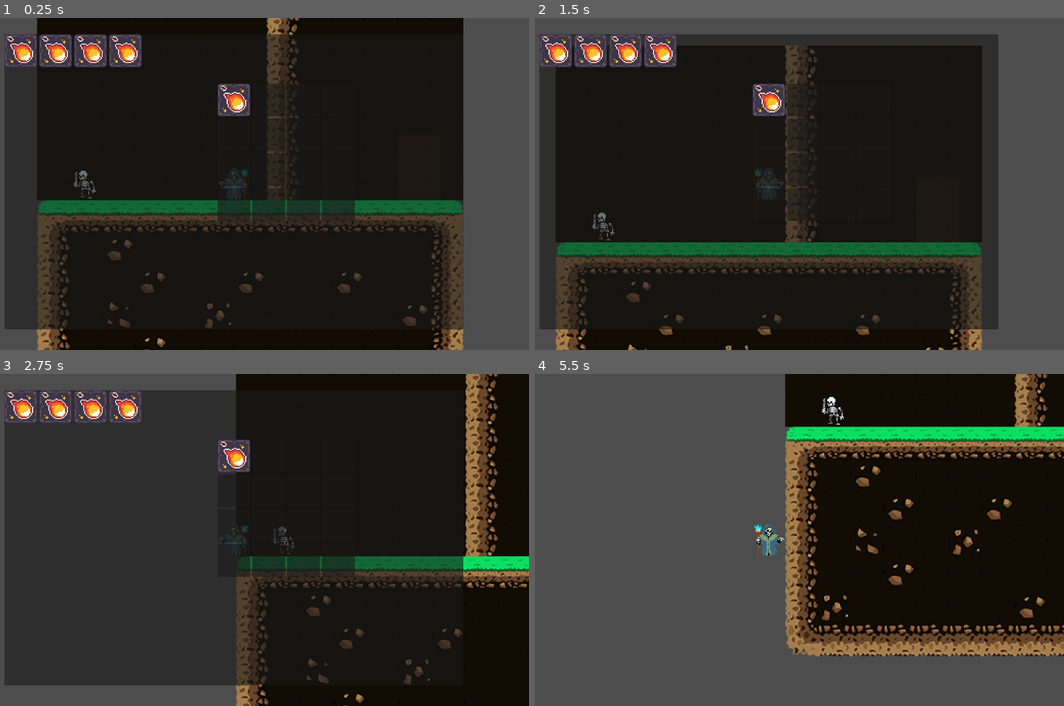
Above: before the commit, frames 1-4 (two rows, left to right).
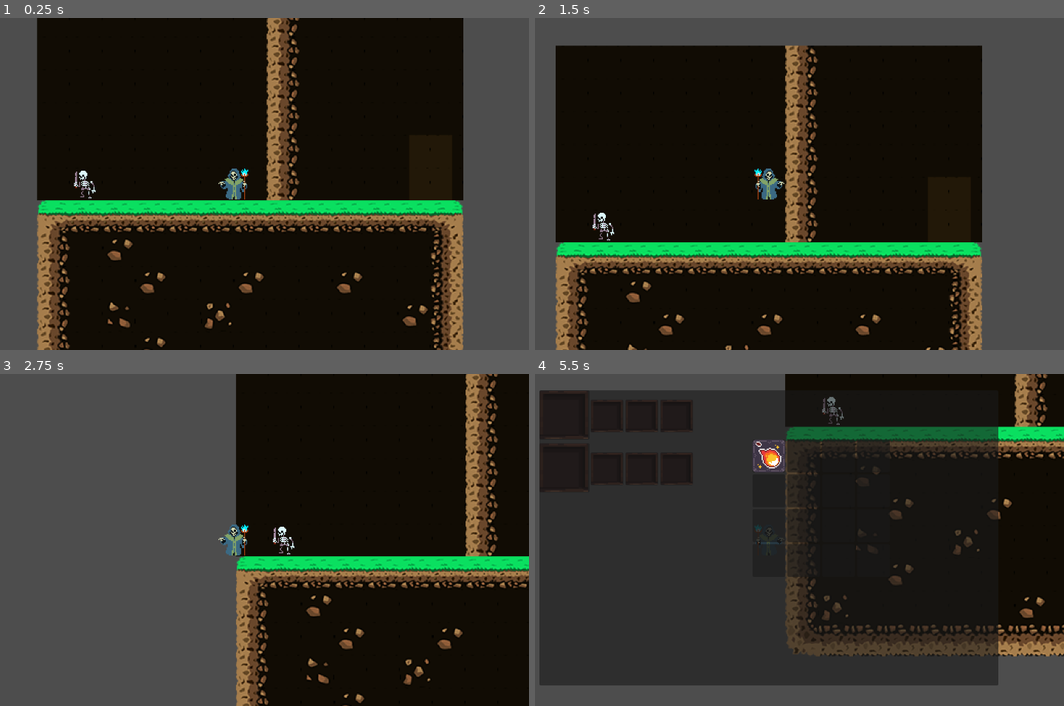
Above: after the commit, the same moments.

Repository: Tapardy/LichRogueLike
Game: Godot game, scene res://scenes/world.tscn
Two runs of this game, one before a commit and one after it. Both use one fixed random seed, a clock stepped at 60 frames per second and the inputs below.
Inputs:
- Up to frame 1 (0.25 s): no input
- Up to frame 2 (1.5 s): tap Enter (ui_accept) at 0.5 s; hold J (melee_attack) 0.53-1.28 s; hold D (move_right) from 0.53 s (still down); tap Space (jump) at 0.77, 1.07 s; tap Shift (run) at 0.8, 1.35 s
- Up to frame 3 (2.75 s): tap Space (jump) at 1.52, 1.82 s; tap K (spell_slot1) at 1.55 s; release D (move_right) at 2.03 s; hold A (move_left) from 2.03 s (still down); hold K (spell_slot1) from 2.03 s (still down); tap L (spell_slot2) at 2.3 s
- Up to frame 4 (5.5 s): release A (move_left) at 2.78 s; release K (spell_slot1) at 2.78 s; hold D (move_right) 2.78-4.28 s; tap L (spell_slot2) at 2.85 s; tap Space (jump) at 3.02, 3.05, 3.32, 3.6, 3.77, 4.07, 4.52, 4.82 s; hold J (melee_attack) 3.53-4.28 s; tap I (open_inventory) at 4.15 s; hold A (move_left) 4.28-5.03 s; tap H (heal) at 4.35 s; tap Shift (run) at 4.55 s; hold D (move_right) from 5.03 s (still down); hold J (melee_attack) from 5.03 s (still down); tap K (spell_slot1) at 5.3 s

The runs differ from the first frame. In frame 1, 20% of the frame differs, in the area x 0-88%, y 4-94%; in frame 2, 21%; in frame 3, 43%; in frame 4, 54%.

Commit message:
spell system working step 1, can drag and drop spells in main slots and print them with the correct keycode

Diff:
--- /dev/null
+++ b/Demos/CharacterBody2D.gd
@@ -0,0 +1,13 @@
+extends CharacterBody2D
+
+const SPEED = 300.0
+
+func _physics_process(delta):
+	var direction = Input.get_vector("ui_left", "ui_right", "ui_up", "ui_down")
+	if direction:
+		velocity = direction * SPEED
+	else:
+		velocity.x = move_toward(velocity.x, 0, SPEED)
+		velocity.y = move_toward(velocity.y, 0, SPEED)
+
+	move_and_slide()
--- /dev/null
+++ b/Demos/Demo1.gd
@@ -0,0 +1,28 @@
+class_name Demo1 extends Node2D
+
+@onready var test_button: Button = %TestButton
+
+func _ready():
+	test_button.button_down.connect(_on_test_button_button_down)
+	test_button.button_up.connect(_on_test_button_button_up)
+
+func _on_area_2d_area_entered(area):
+	pass
+
+func _on_area_2d_body_entered(body):
+	pass
+
+func _on_area_2d_body_exited(body):
+	pass
+
+func _on_area_2d_area_exited(area):
+	pass
+
+func _on_test_button_pressed():
+	pass
+
+func _on_test_button_button_down():
+	pass
+
+func _on_test_button_button_up():
+	pass
--- /dev/null
+++ b/Demos/Demo1.tscn
@@ -0,0 +1,54 @@
+[gd_scene load_steps=5 format=3 uid="uid://dl4jejmpofvj"]
+
+[ext_resource type="Script" path="res://Demos/Demo1.gd" id="1_j42nr"]
+[ext_resource type="Script" path="res://Demos/CharacterBody2D.gd" id="2_5t06s"]
+
+[sub_resource type="RectangleShape2D" id="RectangleShape2D_8y7mf"]
+size = Vector2(200, 200)
+
+[sub_resource type="CircleShape2D" id="CircleShape2D_i0fib"]
+radius = 50.0
+
+[node name="Demo1" type="Node2D"]
+script = ExtResource("1_j42nr")
+
+[node name="Area2D" type="Area2D" parent="."]
+position = Vector2(200, 324)
+
+[node name="CollisionShape2D" type="CollisionShape2D" parent="Area2D"]
+shape = SubResource("RectangleShape2D_8y7mf")
+
+[node name="CharacterBody2D" type="CharacterBody2D" parent="."]
+script = ExtResource("2_5t06s")
+
+[node name="CollisionShape2D" type="CollisionShape2D" parent="CharacterBody2D"]
+shape = SubResource("CircleShape2D_i0fib")
+debug_color = Color(0.984314, 0, 0.333333, 0.419608)
+
+[node name="CanvasLayer" type="CanvasLayer" parent="."]
+
+[node name="Demo1Hud" type="Control" parent="CanvasLayer"]
+layout_mode = 3
+anchors_preset = 15
+anchor_right = 1.0
+anchor_bottom = 1.0
+grow_horizontal = 2
+grow_vertical = 2
+
+[node name="TestButton" type="Button" parent="CanvasLayer/Demo1Hud"]
+unique_name_in_owner = true
+custom_minimum_size = Vector2(200, 80)
+layout_mode = 1
+anchors_preset = 1
+anchor_left = 1.0
+anchor_right = 1.0
+offset_left = -8.0
+offset_bottom = 8.0
+grow_horizontal = 0
+text = "Test Button"
+
+[connection signal="area_entered" from="Area2D" to="." method="_on_area_2d_area_entered"]
+[connection signal="area_exited" from="Area2D" to="." method="_on_area_2d_area_exited"]
+[connection signal="body_entered" from="Area2D" to="." method="_on_area_2d_body_entered"]
+[connection signal="body_exited" from="Area2D" to="." method="_on_area_2d_body_exited"]
+[connection signal="pressed" from="CanvasLayer/Demo1Hud/TestButton" to="." method="_on_test_button_pressed"]
--- /dev/null
+++ b/Demos/Demo2.gd
@@ -0,0 +1,8 @@
+class_name Demo2 extends Demo1
+
+func _on_area_exited(area):
+	pass # Replace with function body.
+
+
+func _on_body_exited(body):
+	pass # Replace with function body.
--- /dev/null
+++ b/Demos/Demo2.tscn
@@ -0,0 +1,19 @@
+[gd_scene load_steps=3 format=3 uid="uid://d11aona07vys1"]
+
+[ext_resource type="Script" path="res://Demos/Demo2.gd" id="1_cd0io"]
+
+[sub_resource type="RectangleShape2D" id="RectangleShape2D_4nubk"]
+
+[node name="Demo2" type="Node2D"]
+script = ExtResource("1_cd0io")
+
+[node name="Area2D" type="Area2D" parent="."]
+
+[node name="CollisionShape2D" type="CollisionShape2D" parent="Area2D"]
+shape = SubResource("RectangleShape2D_4nubk")
+debug_color = Color(0.960784, 0, 0.517647, 0.419608)
+
+[connection signal="area_entered" from="Area2D" to="." method="_on_area_2d_area_entered"]
+[connection signal="area_exited" from="Area2D" to="." method="_on_area_exited"]
+[connection signal="body_entered" from="Area2D" to="." method="_on_area_2d_body_entered"]
+[connection signal="body_exited" from="Area2D" to="." method="_on_body_exited"]
--- /dev/null
+++ b/Demos/Demo3.gd
@@ -0,0 +1,15 @@
+extends Node2D
+
+
+# Called when the node enters the scene tree for the first time.
+func _ready():
+	pass # Replace with function body.
+
+
+# Called every frame. 'delta' is the elapsed time since the previous frame.
+func _process(delta):
+	pass
+
+
+func _on_button_pressed():
+	pass # Replace with function body.
--- /dev/null
+++ b/Demos/Demo3.tscn
@@ -0,0 +1,20 @@
+[gd_scene load_steps=2 format=3 uid="uid://dtlyxmwytc8u6"]
+
+[ext_resource type="Script" path="res://Demos/Demo3.gd" id="1_2jtwt"]
+
+[node name="Demo3" type="Node2D"]
+script = ExtResource("1_2jtwt")
+
+[node name="CanvasLayer" type="CanvasLayer" parent="."]
+
+[node name="Button" type="Button" parent="CanvasLayer"]
+offset_right = 8.0
+offset_bottom = 8.0
+
+[node name="Control" type="Control" parent="CanvasLayer"]
+layout_mode = 3
+anchors_preset = 0
+offset_right = 40.0
+offset_bottom = 40.0
+
+[connection signal="pressed" from="CanvasLayer/Button" to="." method="_on_button_pressed"]
--- a/Inventory/Items(Resources)/item_data.gd
+++ b/Inventory/Items(Resources)/item_data.gd
@@ -3,9 +3,7 @@
 
 enum Type {
 	MAIN,
-	SUB1,
-	SUB2,
-	SUB3
+	SUB1
 }
 
 @export var type: Type
--- a/Inventory/Scripts/inventory_item.gd
+++ b/Inventory/Scripts/inventory_item.gd
@@ -9,23 +9,25 @@
 func _ready() -> void:
 	expand_mode = TextureRect.EXPAND_IGNORE_SIZE
 	stretch_mode = TextureRect.STRETCH_KEEP_ASPECT_CENTERED
-	texture = data.texture
-	tooltip_text = "%s\n%s" % [data.name, data.description]
+	if data:
+		texture = data.texture
+		tooltip_text = "%s\n%s" % [data.name, data.description]
 
 func _get_drag_data(at_position: Vector2) -> Variant:
 	set_drag_preview(make_drag_preview(at_position))
 	return self
 
 func make_drag_preview(at_position: Vector2) -> Variant:
-	var t:= TextureRect.new()
+	var t = TextureRect.new()
 	t.texture = texture
 	t.expand_mode = TextureRect.EXPAND_IGNORE_SIZE
 	t.stretch_mode = TextureRect.STRETCH_KEEP_ASPECT_CENTERED
 	t.custom_minimum_size = size
 	t.modulate.a = 0.5
 	t.position = Vector2(-at_position)
+	t.z_index = 1000  # Set a high z_index value to ensure it is on top
 
-	var c := Control.new()
+	var c = Control.new()
 	c.add_child(t)
 
 	return c
--- a/Inventory/Scripts/inventory_slot.gd
+++ b/Inventory/Scripts/inventory_slot.gd
@@ -2,7 +2,6 @@
 class_name InventorySlot
 
 @export var type: ItemData.Type
-
 
 func init(t: ItemData.Type, cms: Vector2) -> void:
 	type = t
--- a/project.godot
+++ b/project.godot
@@ -31,6 +31,10 @@
 [editor_plugins]
 
 enabled=PackedStringArray("res://addons/SignalVisualizer/plugin.cfg")
+
+[file_customization]
+
+folder_colors={}
 
 [input]
 
--- a/scenes/player.tscn
+++ b/scenes/player.tscn
@@ -9,9 +9,9 @@
 [ext_resource type="Script" path="res://scripts/player/realm_shift.gd" id="7_iftrq"]
 [ext_resource type="FontFile" uid="uid://gn3ut7dc70bk" path="res://assets/m3x6.ttf" id="8_y631v"]
 [ext_resource type="Script" path="res://scripts/GUI.gd" id="9_isori"]
+[ext_resource type="Script" path="res://scripts/player/spell_casting.gd" id="9_rsxl2"]
 [ext_resource type="Script" path="res://Inventory/Scripts/inventory_slot.gd" id="10_18vfk"]
-[ext_resource type="Script" path="res://Inventory/Scripts/inventory_item.gd" id="11_6nr5v"]
-[ext_resource type="Resource" uid="uid://djjmnj5v5mhk4" path="res://Inventory/Items(Resources)/firebolt.tres" id="12_rgix5"]
+[ext_resource type="Texture2D" uid="uid://gxnc0yqmqor4" path="res://assets/invslot.png" id="10_w577b"]
 
 [sub_resource type="RectangleShape2D" id="RectangleShape2D_5l7kr"]
 size = Vector2(32, 32)
@@ -342,7 +342,11 @@
 wait_time = 0.5
 one_shot = true
 
+[node name="SpellCasting" type="Node2D" parent="."]
+script = ExtResource("9_rsxl2")
+
 [node name="GUI" type="CanvasLayer" parent="."]
+visible = false
 script = ExtResource("9_isori")
 
 [node name="Panel" type="Panel" parent="GUI"]
@@ -351,58 +355,6 @@
 offset_right = 1024.0
 offset_bottom = 608.0
 metadata/_edit_lock_ = true
-
-[node name="VBoxContainer" type="VBoxContainer" parent="GUI"]
-offset_left = 128.0
-offset_top = 32.0
-offset_right = 396.0
-offset_bottom = 96.0
-
-[node name="HBoxContainer" type="HBoxContainer" parent="GUI/VBoxContainer"]
-layout_mode = 2
-
-[node name="MainSpellSlot" type="PanelContainer" parent="GUI/VBoxContainer/HBoxContainer"]
-custom_minimum_size = Vector2(64, 64)
-layout_mode = 2
-script = ExtResource("10_18vfk")
-
-[node name="MainSpell" type="TextureRect" parent="GUI/VBoxContainer/HBoxContainer/MainSpellSlot"]
-layout_mode = 2
-script = ExtResource("11_6nr5v")
-data = ExtResource("12_rgix5")
-
-[node name="SubSlot1" type="PanelContainer" parent="GUI/VBoxContainer/HBoxContainer"]
-custom_minimum_size = Vector2(64, 64)
-layout_mode = 2
-script = ExtResource("10_18vfk")
-type = 1
-
-[node name="SubSpell1" type="TextureRect" parent="GUI/VBoxContainer/HBoxContainer/SubSlot1"]
-layout_mode = 2
-script = ExtResource("11_6nr5v")
-data = ExtResource("12_rgix5")
-
-[node name="SubSlot2" type="PanelContainer" parent="GUI/VBoxContainer/HBoxContainer"]
-custom_minimum_size = Vector2(64, 64)
-layout_mode = 2
-script = ExtResource("10_18vfk")
-type = 1
-
-[node name="SubSpell2" type="TextureRect" parent="GUI/VBoxContainer/HBoxContainer/SubSlot2"]
-layout_mode = 2
-script = ExtResource("11_6nr5v")
-data = ExtResource("12_rgix5")
-
-[node name="SubSlot3" type="PanelContainer" parent="GUI/VBoxContainer/HBoxContainer"]
-custom_minimum_size = Vector2(64, 64)
-layout_mode = 2
-script = ExtResource("10_18vfk")
-type = 1
-
-[node name="SubSpell3" type="TextureRect" parent="GUI/VBoxContainer/HBoxContainer/SubSlot3"]
-layout_mode = 2
-script = ExtResource("11_6nr5v")
-data = ExtResource("12_rgix5")
 
 [node name="Inv" type="GridContainer" parent="GUI"]
 unique_name_in_owner = true
@@ -412,6 +364,126 @@
 offset_bottom = 512.0
 columns = 4
 
+[node name="Spells" type="Control" parent="GUI"]
+layout_mode = 3
+anchors_preset = 0
+offset_right = 40.0
+offset_bottom = 40.0
+
+[node name="MainSpellSlot" type="VBoxContainer" parent="GUI/Spells"]
+layout_mode = 0
+offset_left = 128.0
+offset_top = 32.0
+offset_right = 226.0
+offset_bottom = 128.0
+
+[node name="InvSlotMain" type="Sprite2D" parent="GUI/Spells/MainSpellSlot"]
+position = Vector2(48, 48)
+scale = Vector2(1.46875, 1.42424)
+texture = ExtResource("10_w577b")
+
+[node name="MainSpellSlot" type="PanelContainer" parent="GUI/Spells/MainSpellSlot"]
+custom_minimum_size = Vector2(96, 96)
+layout_mode = 2
+script = ExtResource("10_18vfk")
+
+[node name="SubSpellSlots" type="HBoxContainer" parent="GUI/Spells"]
+layout_mode = 0
+offset_left = 228.0
+offset_top = 50.0
+offset_right = 496.0
+offset_bottom = 114.0
+
+[node name="InvSlotSub1" type="Sprite2D" parent="GUI/Spells/SubSpellSlots"]
+position = Vector2(32, 32)
+scale = Vector2(0.96875, 0.939394)
+texture = ExtResource("10_w577b")
+
+[node name="SubSlot1" type="PanelContainer" parent="GUI/Spells/SubSpellSlots"]
+custom_minimum_size = Vector2(64, 64)
+layout_mode = 2
+script = ExtResource("10_18vfk")
+type = 1
+
+[node name="InvSlotSub2" type="Sprite2D" parent="GUI/Spells/SubSpellSlots"]
+position = Vector2(100, 32)
+scale = Vector2(0.96875, 0.939394)
+texture = ExtResource("10_w577b")
+
+[node name="SubSlot2" type="PanelContainer" parent="GUI/Spells/SubSpellSlots"]
+custom_minimum_size = Vector2(64, 64)
+layout_mode = 2
+script = ExtResource("10_18vfk")
+type = 1
+
+[node name="InvSlotSub3" type="Sprite2D" parent="GUI/Spells/SubSpellSlots"]
+position = Vector2(168, 32)
+scale = Vector2(0.968751, 0.939394)
+texture = ExtResource("10_w577b")
+
+[node name="SubSlot3" type="PanelContainer" parent="GUI/Spells/SubSpellSlots"]
+custom_minimum_size = Vector2(64, 64)
+layout_mode = 2
+script = ExtResource("10_18vfk")
+type = 1
+
+[node name="MainSpellSlot2" type="VBoxContainer" parent="GUI/Spells"]
+layout_mode = 0
+offset_left = 128.0
+offset_top = 135.0
+offset_right = 226.0
+offset_bottom = 231.0
+
+[node name="InvSlotMain" type="Sprite2D" parent="GUI/Spells/MainSpellSlot2"]
+position = Vector2(48, 48)
+scale = Vector2(1.46875, 1.42424)
+texture = ExtResource("10_w577b")
+
+[node name="MainSpellSlot" type="PanelContainer" parent="GUI/Spells/MainSpellSlot2"]
+custom_minimum_size = Vector2(96, 96)
+layout_mode = 2
+script = ExtResource("10_18vfk")
+
+[node name="SubSpellSlots2" type="HBoxContainer" parent="GUI/Spells"]
+layout_mode = 0
+offset_left = 228.0
+offset_top = 153.0
+offset_right = 496.0
+offset_bottom = 217.0
+
+[node name="InvSlotSub1" type="Sprite2D" parent="GUI/Spells/SubSpellSlots2"]
+position = Vector2(32, 32)
+scale = Vector2(0.96875, 0.939394)
+texture = ExtResource("10_w577b")
+
+[node name="SubSlot1" type="PanelContainer" parent="GUI/Spells/SubSpellSlots2"]
+custom_minimum_size = Vector2(64, 64)
+layout_mode = 2
+script = ExtResource("10_18vfk")
+type = 1
+
+[node name="InvSlotSub2" type="Sprite2D" parent="GUI/Spells/SubSpellSlots2"]
+position = Vector2(100, 32)
+scale = Vector2(0.96875, 0.939394)
+texture = ExtResource("10_w577b")
+
+[node name="SubSlot2" type="PanelContainer" parent="GUI/Spells/SubSpellSlots2"]
+custom_minimum_size = Vector2(64, 64)
+layout_mode = 2
+script = ExtResource("10_18vfk")
+type = 1
+
+[node name="InvSlotSub3" type="Sprite2D" parent="GUI/Spells/SubSpellSlots2"]
+position = Vector2(168, 32)
+scale = Vector2(0.968751, 0.939393)
+texture = ExtResource("10_w577b")
+
+[node name="SubSlot3" type="PanelContainer" parent="GUI/Spells/SubSpellSlots2"]
+custom_minimum_size = Vector2(64, 64)
+layout_mode = 2
+script = ExtResource("10_18vfk")
+type = 1
+
 [connection signal="timeout" from="CoyoteTimer" to="." method="_on_coyote_timer_timeout"]
 [connection signal="area_entered" from="PlayerAttack/MeleeAttack/MeleeHitbox" to="PlayerAttack" method="_on_melee_hitbox_area_entered"]
 [connection signal="timeout" from="RealmShift/Timer" to="RealmShift" method="_on_timer_timeout"]
--- a/scenes/world.tscn
+++ b/scenes/world.tscn
@@ -310,11 +310,10 @@
 position = Vector2(192, -32)
 
 [node name="CollisionShape2D" parent="Light/Area2D" index="0"]
-position = Vector2(-11, 0)
+position = Vector2(0, 1)
 shape = SubResource("RectangleShape2D_0aa0e")
 
 [node name="PointLight2D" parent="Light" index="1"]
-position = Vector2(-11, 0)
 scale = Vector2(0.65625, 1)
 shadow_enabled = true
 texture = SubResource("GradientTexture2D_5e4oq")
--- a/scripts/player/spell_casting.gd
+++ b/scripts/player/spell_casting.gd
@@ -1,7 +1,47 @@
 extends Node2D
 
-func load_ability(name):
-	var scene = load("res://scenes/abilities/" + name + "/" + name + ".tscn")
+# Function to load ability scenes
+func load_ability(name: String) -> Node:
+	var scene: = load("res://scenes/abilities/" + name + "/" + name + ".tscn")
 	var sceneNode = scene.instance()
 	add_child(sceneNode)
 	return sceneNode
+
+func _input(event: InputEvent) -> void:
+	if event.is_action_pressed("spell_slot1"):
+		print_hotbar($"../GUI/Spells/MainSpellSlot", $"../GUI/Spells/SubSpellSlots", "Hotbar 1")
+	elif event.is_action_pressed("spell_slot2"):
+		print_hotbar($"../GUI/Spells/MainSpellSlot2", $"../GUI/Spells/SubSpellSlots2", "Hotbar 2")
+
+func print_hotbar(main_spell_slot: Node, sub_spell_slot: Node, hotbar_name: String) -> void:
+	print("%s Contents:" % hotbar_name)
+	process_and_print_hotbar(main_spell_slot, "Main Slot", hotbar_name)
+	process_and_print_hotbar(sub_spell_slot, "Sub Slot", hotbar_name)
+
+func process_and_print_hotbar(slot: Node, slot_type: String, hotbar_name: String) -> void:
+	var children = slot.get_children()
+	var filtered_children: Array = []
+
+	# Filter out Sprite2D elements
+	for child in children:
+		if !(child is Sprite2D):
+			filtered_children.append(child)
+
+	# Process filtered children to find InventoryItem
+	for child in filtered_children:
+		if child.get_child_count() > 0:
+			var sub_child = child.get_child(0)
+			if sub_child is InventoryItem:
+				var data = sub_child.data
+				if data:
+					# Print InventoryItem data
+					print("%s %s ItemData:" % [hotbar_name, slot_type])
+					print("Name: %s" % data.name)
+					print("Description: %s" % data.description)
+					print("Texture: %s" % data.texture)
+				else:
+					print("%s %s Child data is null" % [hotbar_name, slot_type])
+			else:
+				print("%s %s Child is not an InventoryItem" % [hotbar_name, slot_type])
+		else:
+			print("%s %s Slot has no children" % [hotbar_name, slot_type])
--- /dev/null
+++ b/scripts/states/player/player_attack.gd
@@ -0,0 +1,45 @@
+extends State
+class_name PlayerAttacking
+
+@export var player: CharacterBody2D
+@export var melee_damage: int = 10
+var entity: Node2D
+@onready var sprite_2d = $"../../Sprite2D"
+@onready var attack_duration = $"../../PlayerAttack/AttackDuration"
+
+func enter()-> void:
+	$"../../PlayerAttack/MeleeAttack".visible = true
+	perform_melee_attack()
+	attack_duration.start()
+
+func exit()-> void:
+	$"../../PlayerAttack/MeleeAttack".visible = false
+
+func update(delta: float)-> void:
+	if attack_duration.is_stopped():
+		Transitioned.emit(self, "idle")
+
+func physics_update(delta: float)-> void:
+	# Optionally handle any physics-related logic while in attacking state
+	pass
+
+func perform_melee_attack() -> void:
+	$"../../AnimationPlayer".play("attack")
+
+	if sprite_2d.flip_h:
+		$"../../PlayerAttack/MeleeAttack".flip_h = true
+		$"../../PlayerAttack/MeleeAttack".position.x = sprite_2d.position.x + 32
+	else:
+		$"../../PlayerAttack/MeleeAttack".flip_h = false
+		$"../../PlayerAttack/MeleeAttack".position.x = sprite_2d.position.x - 28
+
+func _on_melee_hitbox_area_entered(area) -> void:
+	entity = area.owner
+	if entity.is_in_group("enemies"):
+		deal_damage()
+
+func deal_damage() -> void:
+	var attack = Attack.new()
+	attack.attack_damage = melee_damage
+	print("Dealing damage:", melee_damage)
+	entity.get_node("HealthComponent").damage(attack)
--- /dev/null
+++ b/scripts/states/player/player_idle.gd
@@ -0,0 +1,30 @@
+extends State
+class_name PlayerIdle
+
+@export var player: CharacterBody2D
+
+func enter():
+	$"../../AnimationPlayer".play("idle")
+
+func exit():
+	# Optionally handle any cleanup when exiting the idle state
+	pass
+
+func update(delta: float):
+	if Input.is_action_pressed("move_left"):
+		player.velocity.x = -$"../Moving".SPEED
+	elif Input.is_action_pressed("move_right"):
+		player.velocity.x = $"../Moving".SPEED
+	else:
+		player.velocity.x = 0
+
+	if Input.is_action_just_pressed("melee_attack"):
+		Transitioned.emit(self, "attacking")
+	elif Input.is_action_just_pressed("jump"):
+		Transitioned.emit(self, "jumping")
+
+func physics_update(delta: float):
+	if not player.is_on_floor():
+		Transitioned.emit(self, "air")
+		return
+	#player.move_and_slide()
--- /dev/null
+++ b/scripts/states/player/player_jump.gd
@@ -0,0 +1,45 @@
+extends State
+class_name PlayerJump
+
+@export var player: CharacterBody2D
+
+const JUMP_VELOCITY = -400.0
+@onready var sprite_2d = $"../../Sprite2D"
+
+var gravity: int = ProjectSettings.get_setting("physics/2d/default_gravity")
+
+func enter():
+	print("PlayerJump state entered")
+	if not player:
+		print("Player reference is null")
+	else:
+		player.velocity.y = JUMP_VELOCITY
+		player.get_node("AnimationPlayer").play("jump")
+
+func exit():
+	# Optionally handle any cleanup when exiting the jump state
+	pass
+
+func update(delta: float):
+	if player.is_on_floor():
+		Transitioned.emit(self, "idle")  # Transition to idle state when landing
+
+	if Input.is_action_just_pressed("melee_attack"):
+		Transitioned.emit(self, "attacking")  # Transition to attacking state if melee attack is pressed during jump
+
+func physics_update(delta: float):
+	if not player.is_on_floor():
+		player.velocity.y += gravity * delta
+
+	var direction = Input.get_axis("move_left", "move_right")
+	if direction != 0:
+		if direction > 0:
+			sprite_2d.flip_h = true
+		else:
+			sprite_2d.flip_h = false
+
+		player.velocity.x = direction * $"../Moving".SPEED
+	else:
+		player.velocity.x = move_toward(player.velocity.x, 0, $"../Moving".SPEED)
+
+	player.move_and_slide()
--- /dev/null
+++ b/scripts/states/player/player_moving.gd
@@ -0,0 +1,42 @@
+extends State
+class_name PlayerMoving
+
+@export var player: CharacterBody2D
+
+const SPEED = 300.0
+const JUMP_VELOCITY = -400.0
+@onready var sprite_2d = $"../../Sprite2D"
+@onready var coyote_timer = $"../../CoyoteTimer"
+
+var gravity: int = ProjectSettings.get_setting("physics/2d/default_gravity")
+
+func enter()-> void:
+	pass
+
+func physics_update(delta: float)-> void:
+	if not player.is_on_floor():
+		player.velocity.y += gravity * delta
+
+	if Input.is_action_just_pressed("jump") and (player.is_on_floor() or not coyote_timer.is_stopped()):
+		Transitioned.emit(self, "jumping")
+		#player.velocity.y = JUMP_VELOCITY
+
+	var direction = Input.get_axis("move_left", "move_right")
+	if direction > 0:
+		sprite_2d.flip_h = true
+	elif direction < 0:
+		sprite_2d.flip_h = false
+
+	if direction:
+		if Input.is_action_pressed("run"):
+			player.velocity.x = direction * (SPEED * 1.75)
+		else:
+			player.velocity.x = direction * SPEED
+	else:
+		Transitioned.emit(self, "idle")
+
+	var was_on_floor = player.is_on_floor()
+	player.move_and_slide()
+
+	if was_on_floor and not player.is_on_floor():
+		coyote_timer.start()
--- /dev/null
+++ b/scripts/states/state.gd
@@ -0,0 +1,17 @@
+extends Node
+class_name State
+
+signal Transitioned
+
+# Called when the node enters the scene tree for the first time.
+func enter()-> void:
+	pass
+
+func exit()-> void:
+	pass
+
+func update(delta: float):
+	pass
+
+func physicsUpdate(delta: float):
+	pass
--- /dev/null
+++ b/scripts/states/state_machine.gd
@@ -0,0 +1,37 @@
+extends Node
+
+@export var initial_state: State
+var current_state: State
+var states: Dictionary = {}
+
+func _ready():
+	for child in get_children():
+		if child is State:
+			states[child.name.to_lower()] = child
+			child.Transitioned.connect(on_child_transition)
+
+	if initial_state:
+		initial_state.enter()
+		current_state = initial_state
+
+func _process(delta):
+	if current_state:
+		current_state.update(delta)
+
+func _physics_process(delta):
+	if current_state:
+		current_state.physics_update(delta)
+
+func on_child_transition(state, new_state_name):
+	if state != current_state:
+		return
+
+	var new_state = states.get(new_state_name.to_lower())
+	if !new_state:
+		return
+
+	if current_state:
+		current_state.exit()
+
+	new_state.enter()
+	current_state = new_state
